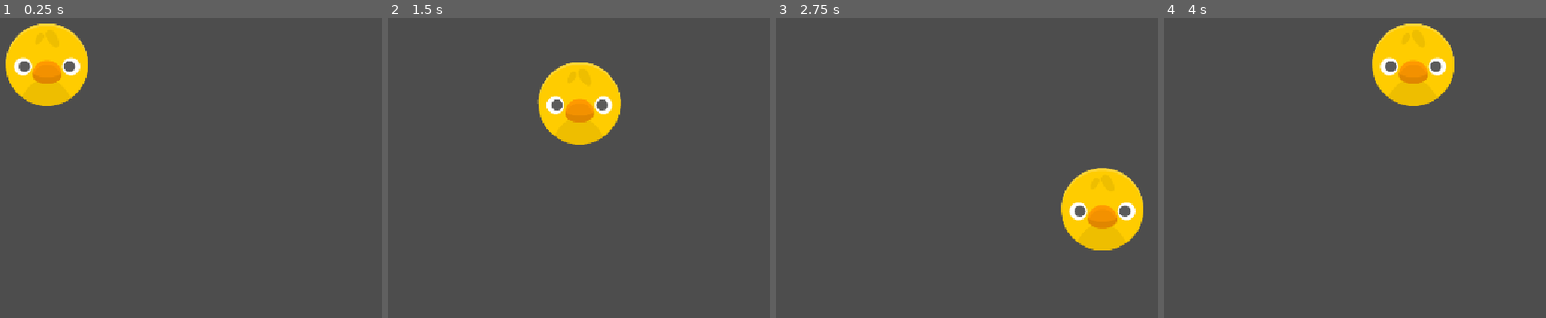
Above: before the commit, frames 1-4 (left to right).
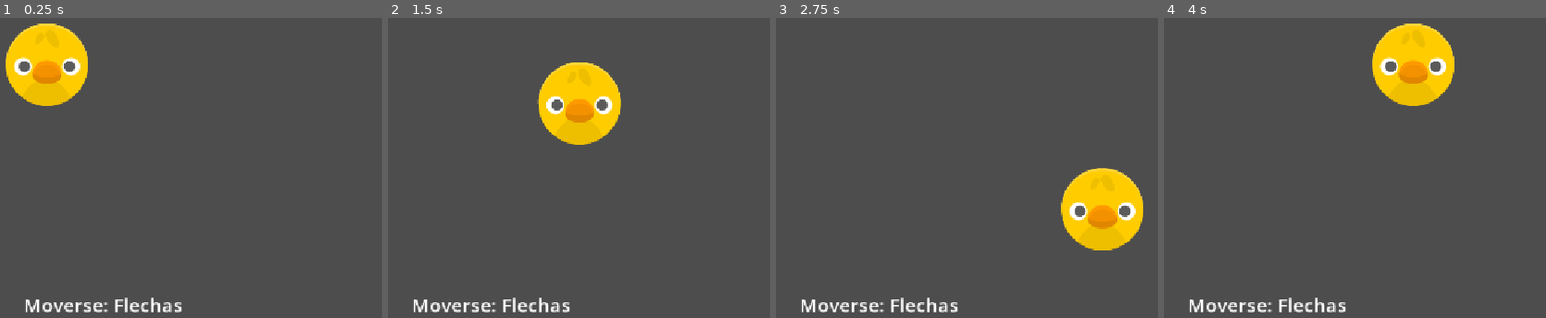
Above: after the commit, the same moments.

Repository: iabadie/godot-ejemplo-ci-cd
Game: Godot game, scene res://scenes/world.tscn
Same seed, same stepped clock (60 frames per second), same inputs: the game is played once before the commit and once after it.
Inputs:
- Up to frame 1 (0.25 s): no input
- Up to frame 2 (1.5 s): tap Enter at 0.5 s; hold Right (ui_right) 0.53-1.28 s; hold Down (ui_down) from 1.28 s (still down)
- Up to frame 3 (2.75 s): release Down (ui_down) at 2.03 s; hold Right (ui_right) from 2.03 s (still down)
- Up to frame 4 (4 s): release Right (ui_right) at 2.78 s; hold Up (ui_up) 2.78-3.53 s; hold Left (ui_left) from 3.53 s (still down)

The runs differ from the first frame. In frame 1, 0.9% of the frame differs, in the area x 6-48%, y 93-99%; in frame 2, 0.9%; in frame 3, 0.9%; in frame 4, 0.9%.

Commit message:
added ui

Diff:
--- a/scenes/world.tscn
+++ b/scenes/world.tscn
@@ -6,3 +6,28 @@
 
 [node name="Player" parent="." unique_id=1206650370 instance=ExtResource("1_nnsk1")]
 position = Vector2(489, 254)
+
+[node name="CanvasLayer" type="CanvasLayer" parent="." unique_id=1420480799]
+
+[node name="Control" type="Control" parent="CanvasLayer" unique_id=691367839]
+layout_mode = 3
+anchors_preset = 15
+anchor_right = 1.0
+anchor_bottom = 1.0
+grow_horizontal = 2
+grow_vertical = 2
+
+[node name="Label" type="Label" parent="CanvasLayer/Control" unique_id=1318325957]
+layout_mode = 1
+anchors_preset = 7
+anchor_left = 0.5
+anchor_top = 1.0
+anchor_right = 0.5
+anchor_bottom = 1.0
+offset_left = -123.5
+offset_top = -42.0
+offset_right = 123.5
+grow_horizontal = 2
+grow_vertical = 0
+theme_override_font_sizes/font_size = 30
+text = "Moverse: Flechas"
